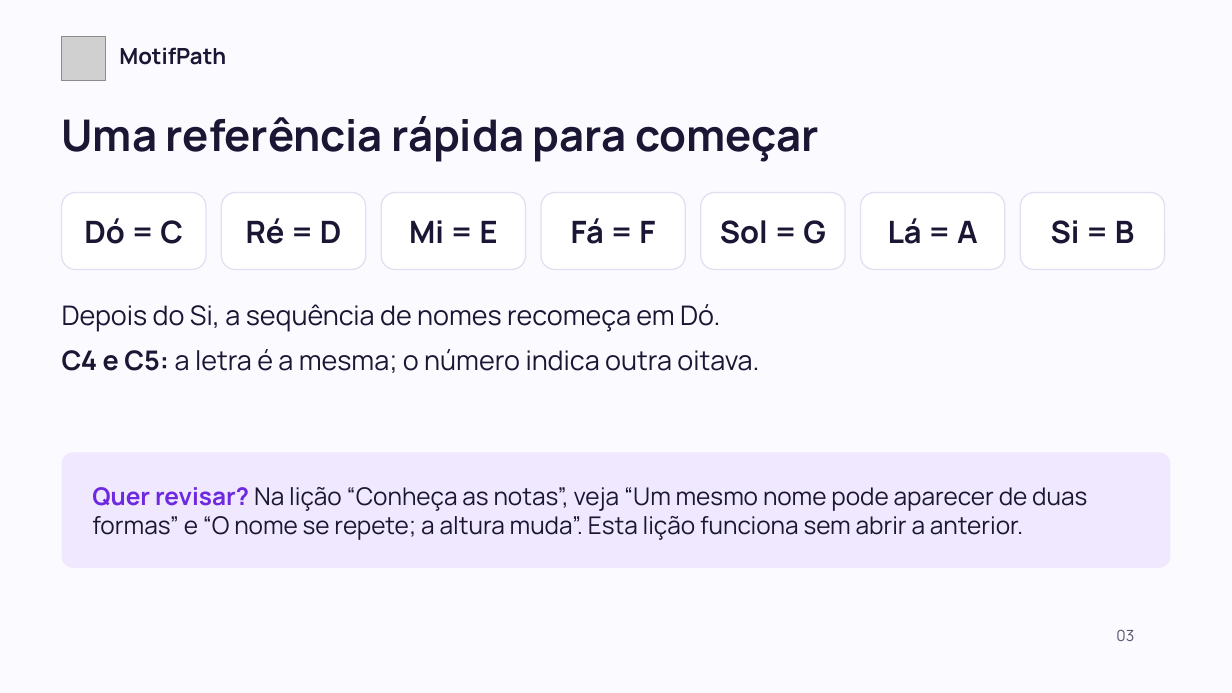
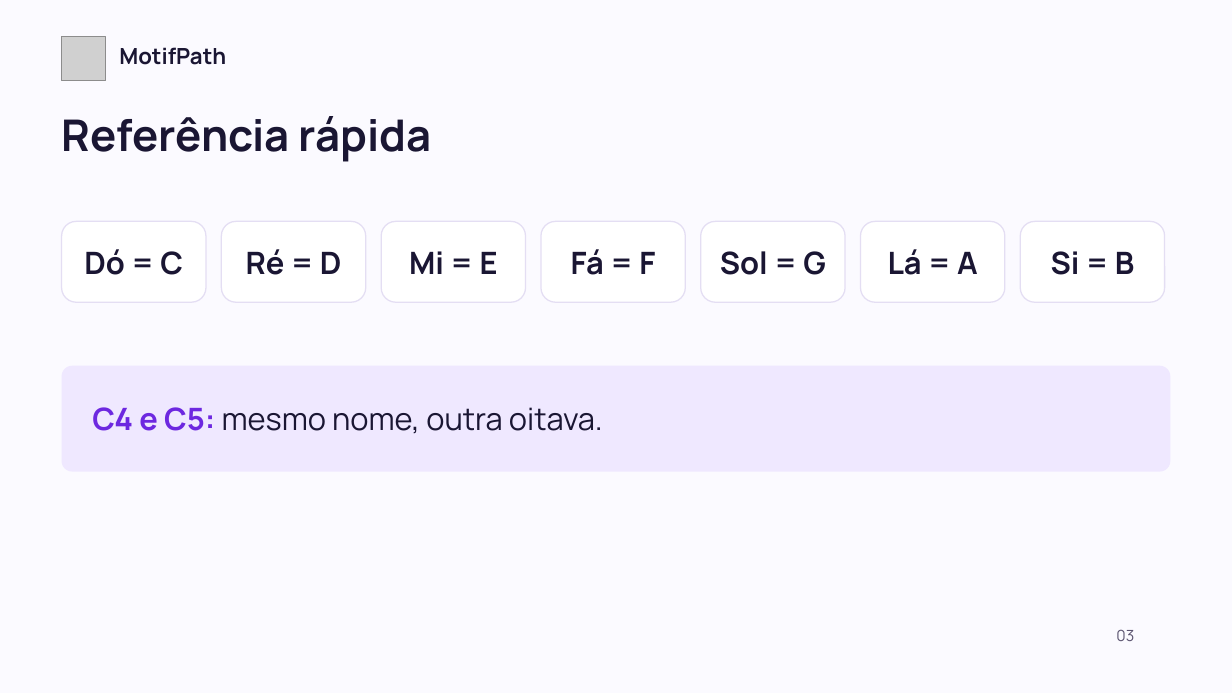
Before and after one commit to motifpath/motifpath-specs, a slide deck: slide 3 of curriculum/content/first-notes/slides/lesson-b.pt-BR.pptx. Drawn at 1232x693 pixels with LibreOffice and Linux fonts; fonts in the diff are those of the drawing; grey boxes stand for pictures. Boxes give left, top, right and bottom in pixels: in the first picture for what was removed or moved away, otherwise in the second. Text is boxed around its words. In the diff, an @@ line names an element or a change of style, - is before the commit and + after.

```diff
--- a/curriculum/content/first-notes/slides/lesson-b.pt-BR.pptx
+++ b/curriculum/content/first-notes/slides/lesson-b.pt-BR.pptx
@@ text at <box>62,116,432,162</box>: text changed @@
-Uma referência rápida para começar
+Referência rápida
@@ rounded rectangle "Dó = C": place and size @@
-rounded rectangle "Dó = C" at <box>62,192,206,269</box>
+rounded rectangle "Dó = C" at <box>62,222,206,303</box>
@@ rounded rectangle "Ré = D": place and size @@
-rounded rectangle "Ré = D" at <box>222,192,366,269</box>
+rounded rectangle "Ré = D" at <box>222,222,366,303</box>
@@ rounded rectangle "Mi = E": place and size @@
-rounded rectangle "Mi = E" at <box>381,192,525,269</box>
+rounded rectangle "Mi = E" at <box>381,222,525,303</box>
@@ rounded rectangle "Fá = F": place and size @@
-rounded rectangle "Fá = F" at <box>541,192,685,269</box>
+rounded rectangle "Fá = F" at <box>541,222,685,303</box>
@@ rounded rectangle "Sol = G": place and size @@
-rounded rectangle "Sol = G" at <box>701,192,845,269</box>
+rounded rectangle "Sol = G" at <box>701,222,845,303</box>
@@ rounded rectangle "Lá = A": place and size @@
-rounded rectangle "Lá = A" at <box>860,192,1005,269</box>
+rounded rectangle "Lá = A" at <box>860,222,1005,303</box>
@@ rounded rectangle "Si = B": place and size @@
-rounded rectangle "Si = B" at <box>1020,192,1165,269</box>
+rounded rectangle "Si = B" at <box>1020,222,1165,303</box>
@@ text removed at <box>62,304,759,373</box> @@
-Depois do Si, a sequência de nomes recomeça em Dó.
-C4 e C5: a letra é a mesma; o número indica outra oitava.
@@ rounded rectangle: place and size @@
-rounded rectangle at <box>62,453,1171,568</box>
+rounded rectangle at <box>62,366,1171,472</box>
@@ text added at <box>92,407,603,434</box>, 24 pt, text #1A1633 @@
+C4 e C5: mesmo nome, outra oitava.
@@ text removed at <box>92,487,1087,540</box> @@
-Quer revisar? Na lição “Conheça as notas”, veja “Um mesmo nome pode aparecer de duas formas” e “O nome se repete; a altura muda”. Esta lição funciona sem abrir a anterior.
```
Also in this commit, not shown: 11 other slides changed, 1 slide removed, 5 other files.
